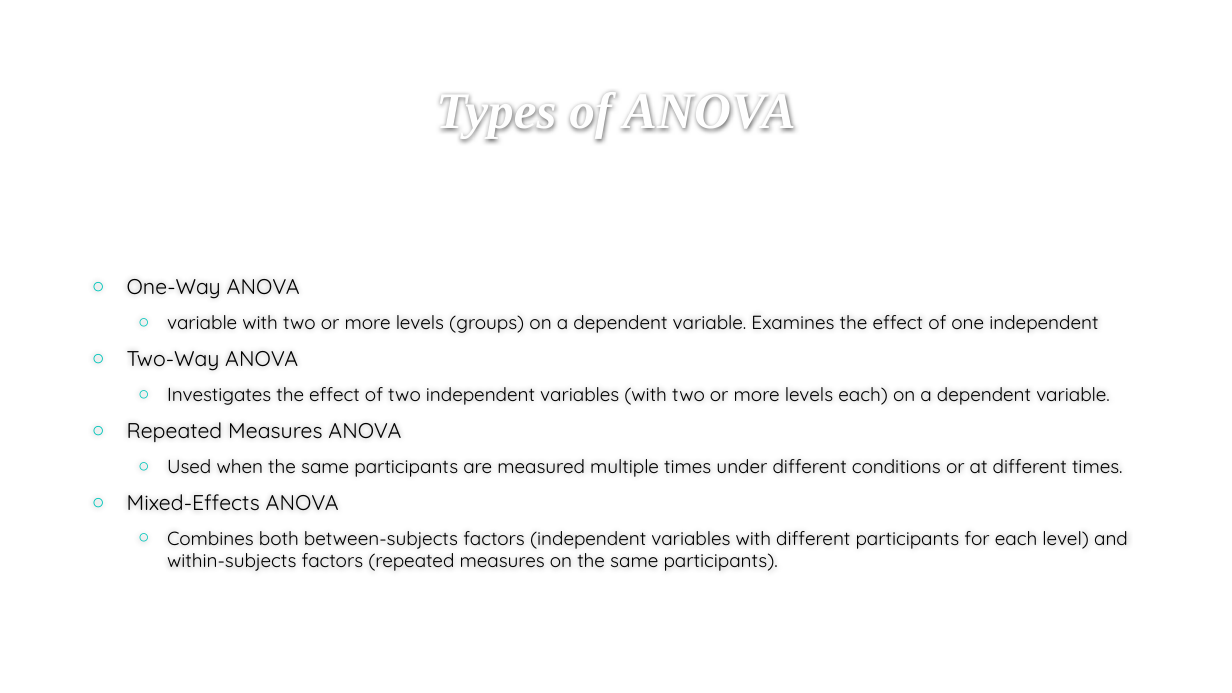
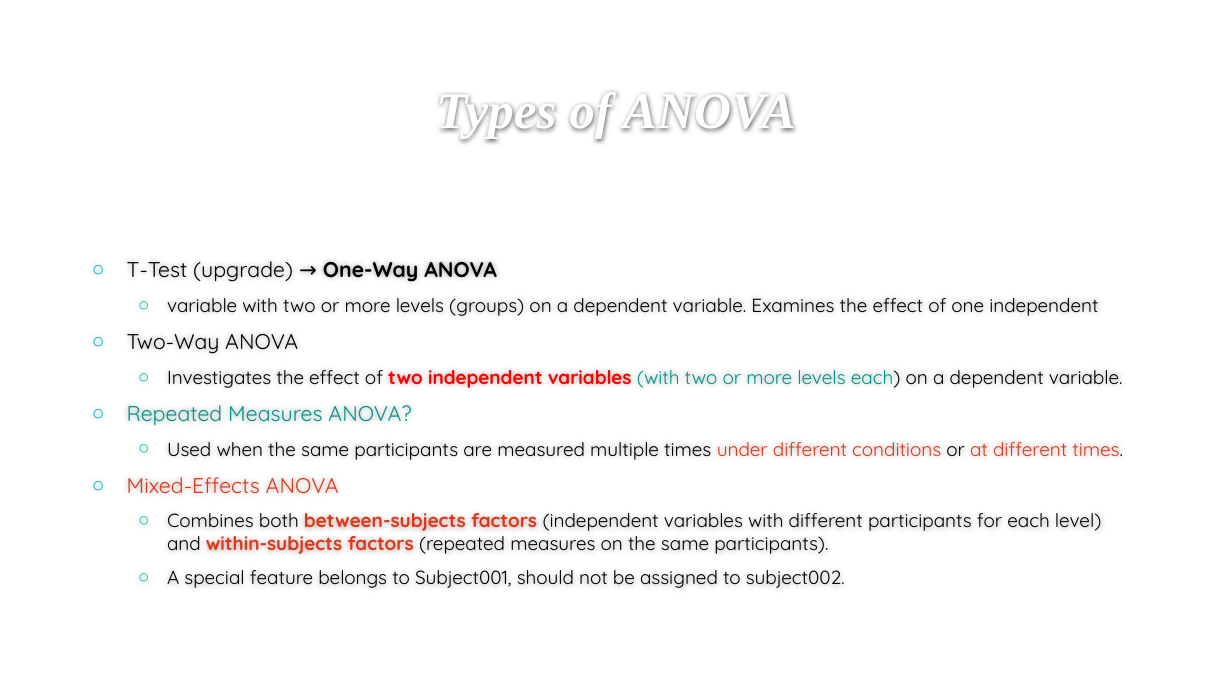
Before and after one commit to melhzy/data_analytics, a slide deck: slide 5 of Week2_ANOVA/Analysis of Variance.pptx. Drawn at 1232x693 pixels with LibreOffice and Linux fonts; fonts in the diff are those of the drawing; background and template pictures are left out. Boxes give left, top, right and bottom in pixels: in the first picture for what was removed or moved away, otherwise in the second. Text is boxed around its words. In the diff, an @@ line names an element or a change of style, - is before the commit and + after.

```diff
--- a/Week2_ANOVA/Analysis of Variance.pptx
+++ b/Week2_ANOVA/Analysis of Variance.pptx
@@ text at [127,261,497,282]: text changed @@
-○ One-Way ANOVA
+○ T-Test (upgrade) → One-Way ANOVA
@@ text at [127,370,1123,554]: text colour #000000 to #FF0000 in "two independent variables"; text colour #000000 to #00948C in "(with two or more levels each)"; bold on in "two independent variables", "between-subjects factors within-subjects factors"; text colour #000000 to #E43617 in "under different conditions at different times.", "Mixed-Effects ANOVA", "between-subjects factors within-subjects factors" @@
@@ text at [127,405,411,425]: text changed; text colour #000000 to #00948C @@
-○ Repeated Measures ANOVA
+○ Repeated Measures ANOVA?
@@ text at [167,570,845,588]: paragraph added @@
+  ○ A special feature belongs to Subject001, should not be assigned to subject002.
```
Also in this commit, not shown: 8 other slides changed, 3 other files.
